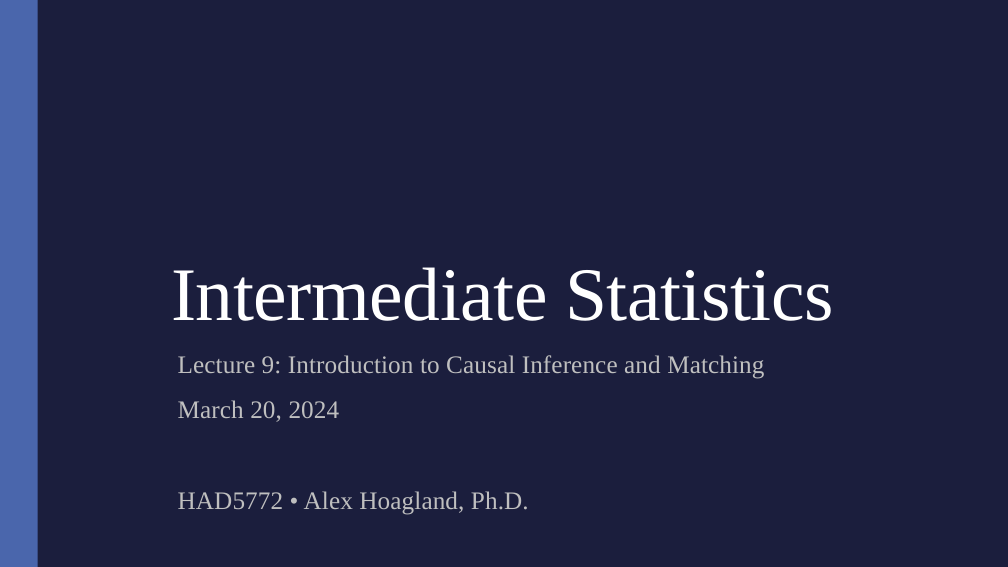
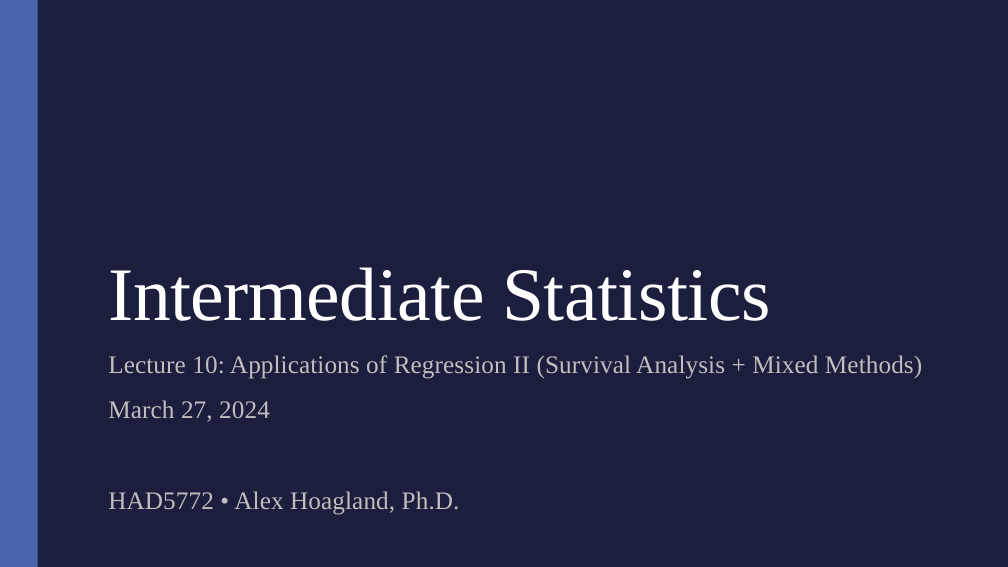
Before and after one commit to alex-hoagland/HAD5772, a slide deck: slide 1 of Lectures/Lecture10_SurvivalAnalysis_MixedMethods/Lecture10_SurvivalAnalysis_MixedMethods.pptx. Drawn at 1008x567 pixels with LibreOffice and Linux fonts; fonts in the diff are those of the drawing. Boxes give left, top, right and bottom in pixels: in the first picture for what was removed or moved away, otherwise in the second. Text is boxed around its words. In the diff, an @@ line names an element or a change of style, - is before the commit and + after.

```diff
--- a/Lectures/Lecture10_SurvivalAnalysis_MixedMethods/Lecture10_SurvivalAnalysis_MixedMethods.pptx
+++ b/Lectures/Lecture10_SurvivalAnalysis_MixedMethods/Lecture10_SurvivalAnalysis_MixedMethods.pptx
@@ title "Intermediate Statistics": place and size @@
-title "Intermediate Statistics" at bbox=[171, 267, 833, 321]
+title "Intermediate Statistics" at bbox=[108, 267, 770, 321]
@@ subtitle "Lecture 10: Applications of Regression ...": place and size @@
-subtitle "Lecture 10: Applications of Regression ..." at bbox=[178, 355, 764, 515]
+subtitle "Lecture 10: Applications of Regression ..." at bbox=[108, 355, 922, 515]
@@ subtitle at bbox=[108, 355, 922, 422]: text changed @@
-Lecture 9: Introduction to Causal Inference and Matching
-March 20, 2024
+Lecture 10: Applications of Regression II (Survival Analysis + Mixed Methods)
+March 27, 2024
```
Also in this commit, not shown: 1 slide removed, 2 other files.
